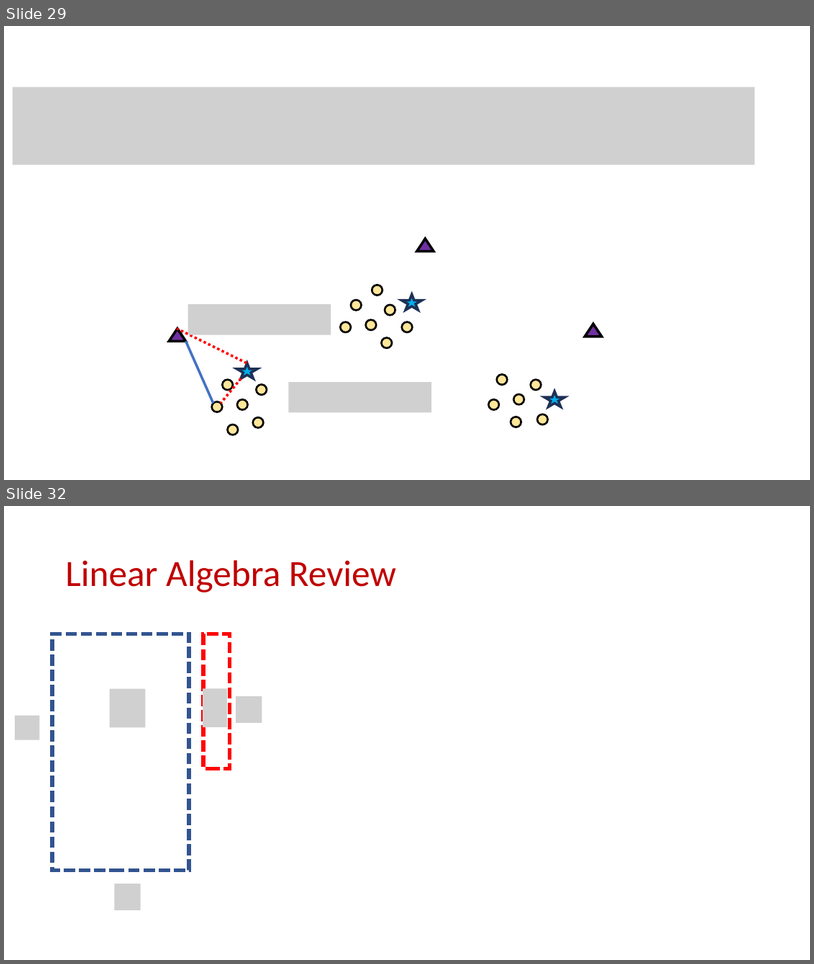
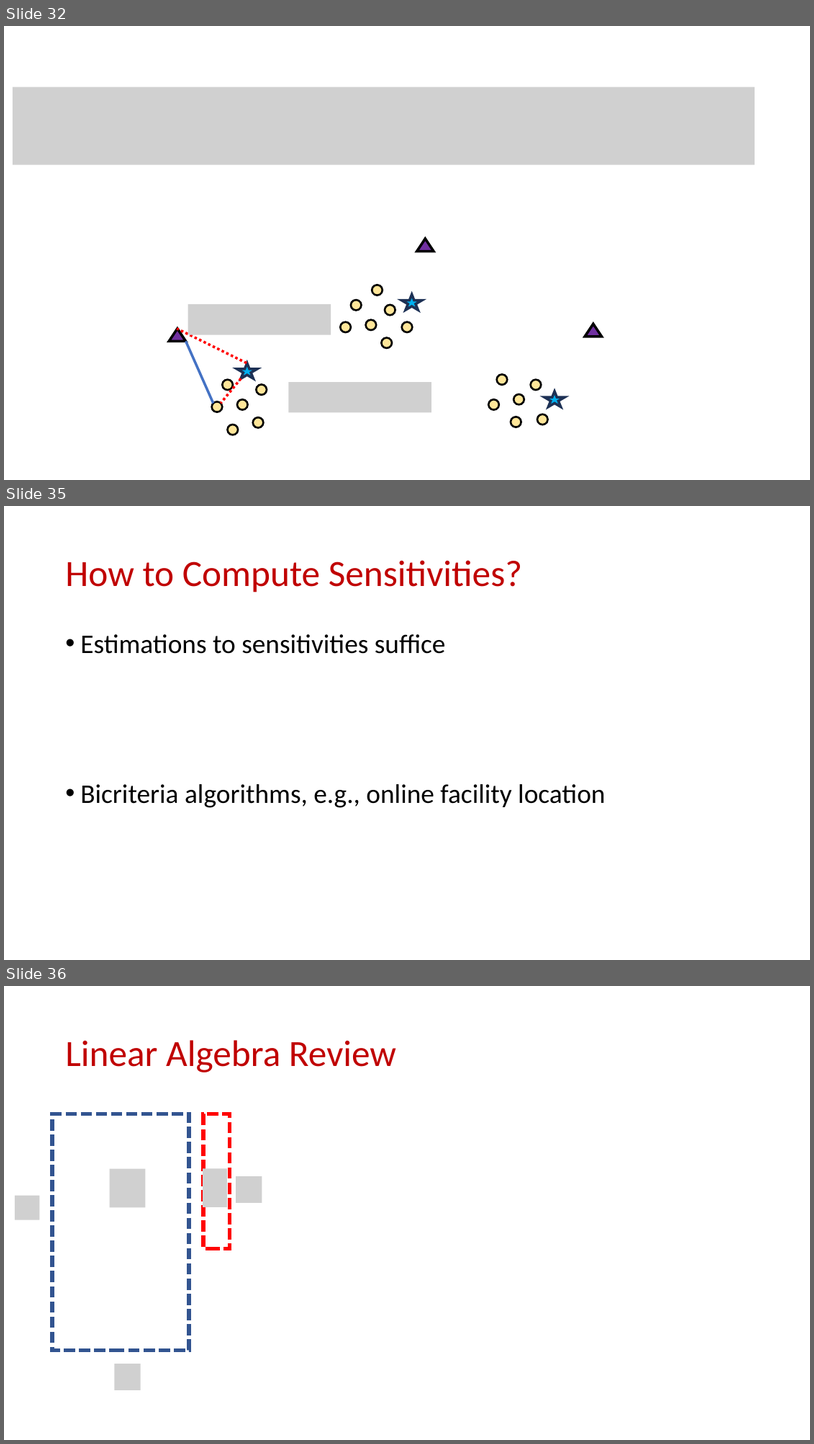
Before and after one commit to samsonzhou/samsonzhou.github.io, a slide deck: CSCE689-23/L25.pptx. Shown one above the other, each under a label of ours: slides 29 and 32 before the commit, slides 32, 35 and 36 after it; the slides between them are not shown. The pictures are 814x964 and 814x1444 pixels, drawn with LibreOffice and Linux fonts; fonts in the diff are those of the drawing; grey boxes stand for pictures. Boxes give left, top, right and bottom in pixels: in the first picture for what was removed or moved away, otherwise in the second. Text is boxed around its words. In the diff, an @@ line names an element or a change of style, - is before the commit and + after.

```diff
--- a/CSCE689-23/L25.pptx
+++ b/CSCE689-23/L25.pptx
@@ slide 35 added at (4, 506, 810, 960), background #FFFFFF @@
@@ title added at (65, 560, 522, 592), 44 pt, text #C00000 @@
+How to Compute Sensitivities?
@@ text added at (80, 634, 605, 808), 32 pt, text #000000 @@
+• Estimations to sensitivities suffice
+• Bicriteria algorithms, e.g., online facility location
@@ what was slide 29 is now slide 32 @@
@@ what was slide 32 is now slide 36 @@
```
Also in this commit, not shown: 2 slides changed, 3 other slides added.
